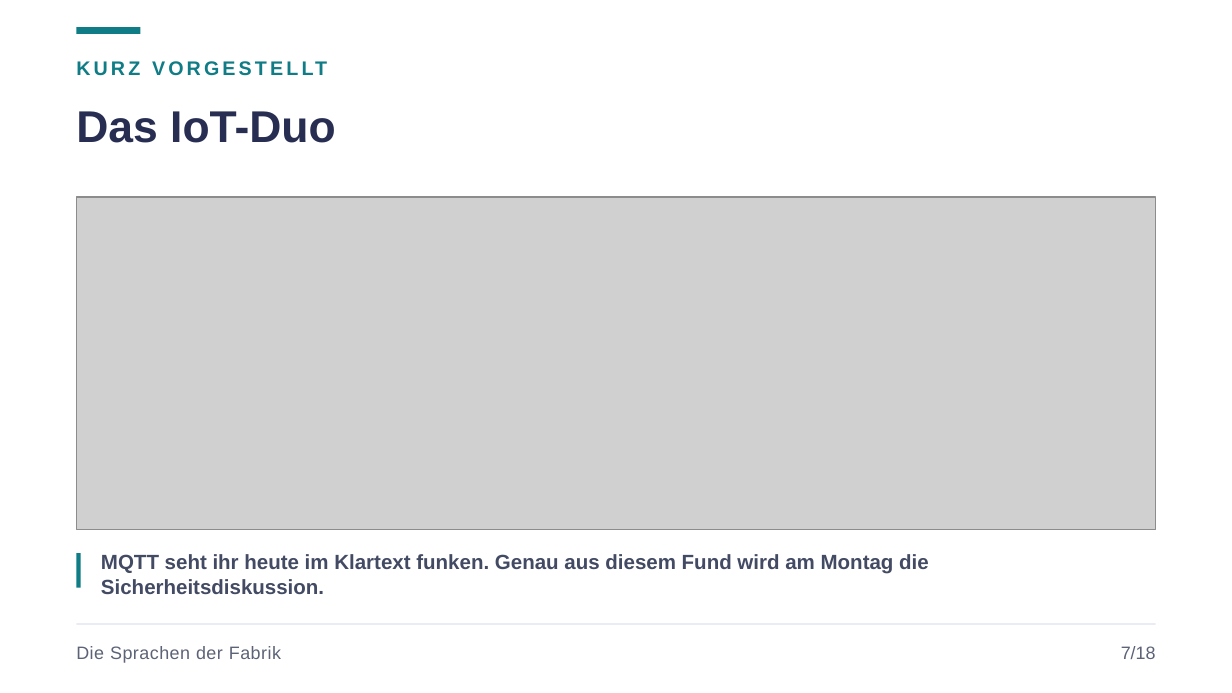
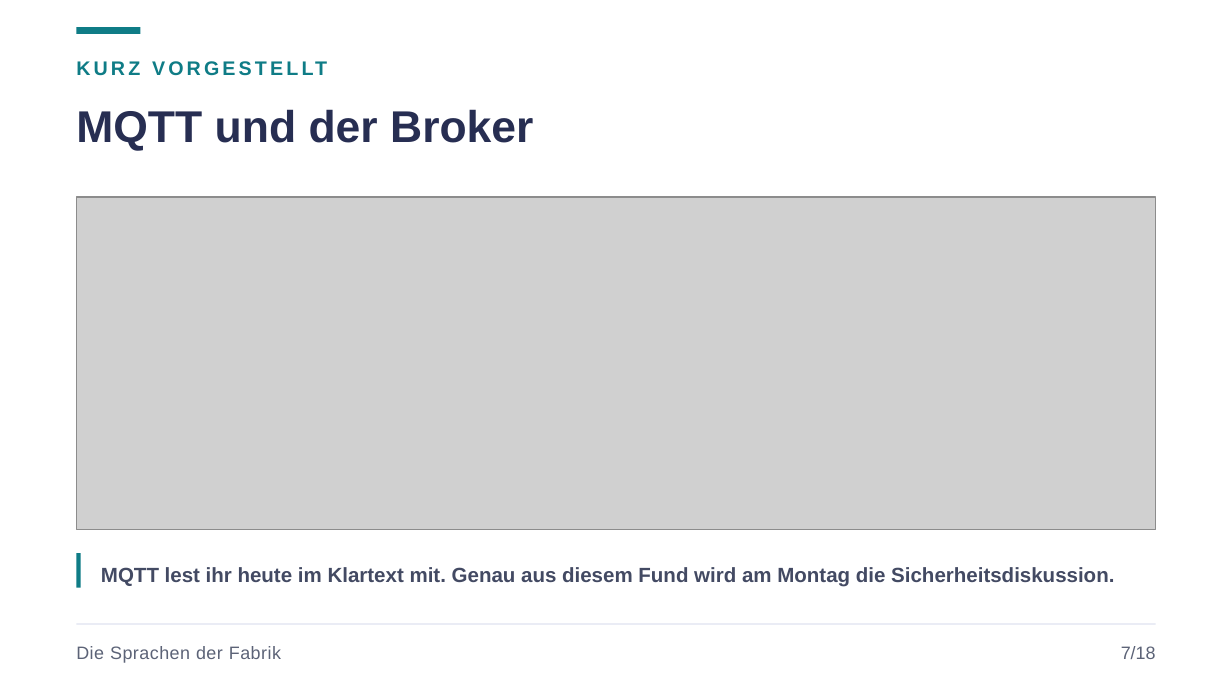
Before and after one commit to JacobMenge/kurs-unterlagen, a slide deck: slide 9 of folien/09-industrie-iot.pptx. Drawn at 1232x693 pixels with LibreOffice and Linux fonts; fonts in the diff are those of the drawing; grey boxes stand for pictures. Boxes give left, top, right and bottom in pixels: in the first picture for what was removed or moved away, otherwise in the second. Text is boxed around its words. In the diff, an @@ line names an element or a change of style, - is before the commit and + after.

```diff
--- a/folien/09-industrie-iot.pptx
+++ b/folien/09-industrie-iot.pptx
@@ text at <box>76,109,533,151</box>: text changed @@
-Das IoT-Duo
+MQTT und der Broker
@@ text at <box>101,567,1114,587</box>: text changed @@
-MQTT seht ihr heute im Klartext funken. Genau aus diesem Fund wird am Montag die Sicherheitsdiskussion.
+MQTT lest ihr heute im Klartext mit. Genau aus diesem Fund wird am Montag die Sicherheitsdiskussion.
```
Also in this commit, not shown: 3 other slides changed, 29 other files.
